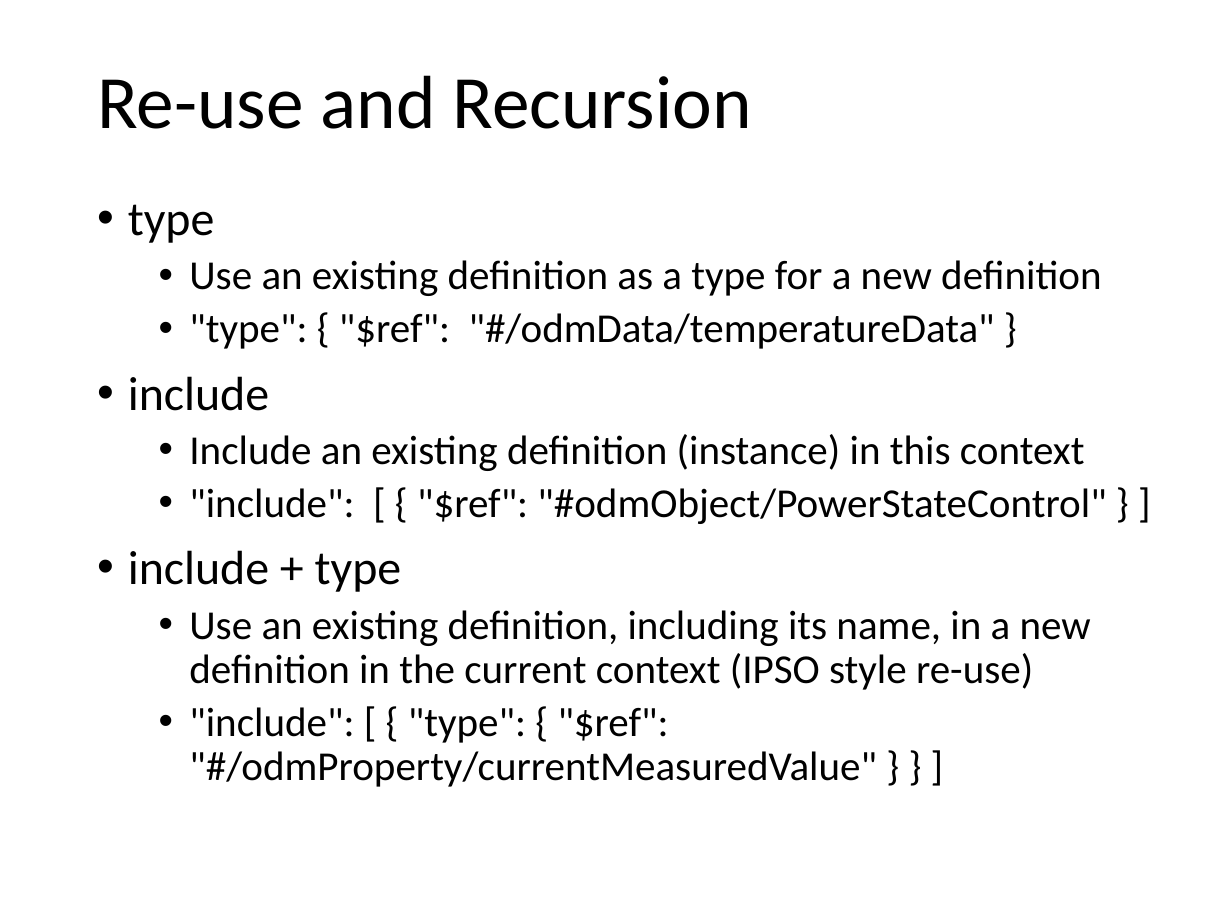
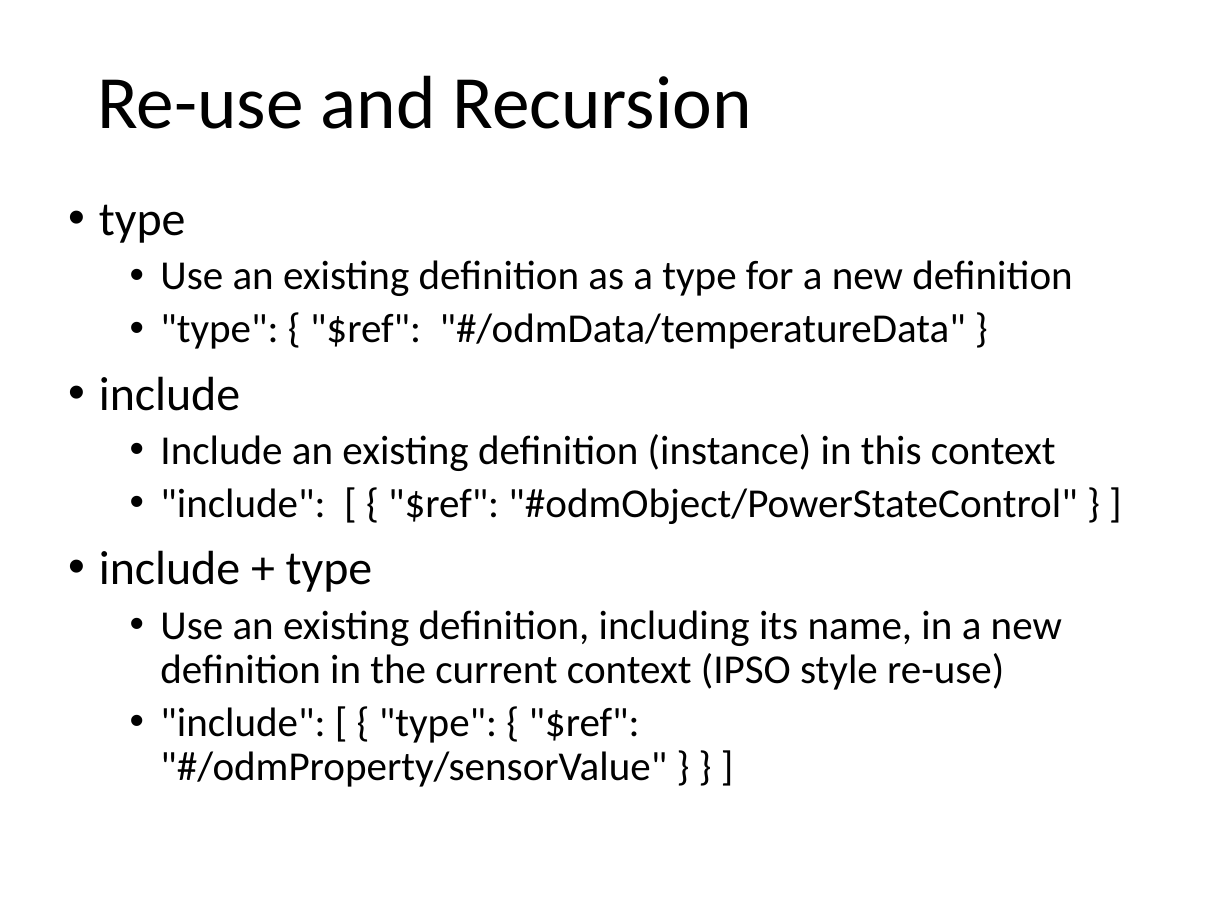
Before and after one commit to mjkoster/ODM-Examples, a slide deck: slide 7 of sdf-extensions.pptx. Drawn at 1232x924 pixels with LibreOffice and Linux fonts; fonts in the diff are those of the drawing. Boxes give left, top, right and bottom in pixels: in the first picture for what was removed or moved away, otherwise in the second. Text is boxed around its words. In the diff, an @@ line names an element or a change of style, - is before the commit and + after.

```diff
--- a/sdf-extensions.pptx
+++ b/sdf-extensions.pptx
@@ text "type": place and size @@
-text "type" at (128,204,1106,787)
+text "type" at (99,204,1077,787)
@@ text at (160,707,667,787): text changed @@
-  • "include": [ { "type": { "$ref": "#/odmProperty/currentMeasuredValue" } } ]
+  • "include": [ { "type": { "$ref": "#/odmProperty/sensorValue" } } ]
```
Also in this commit, not shown: 1 other slide changed, 1 slide added.
